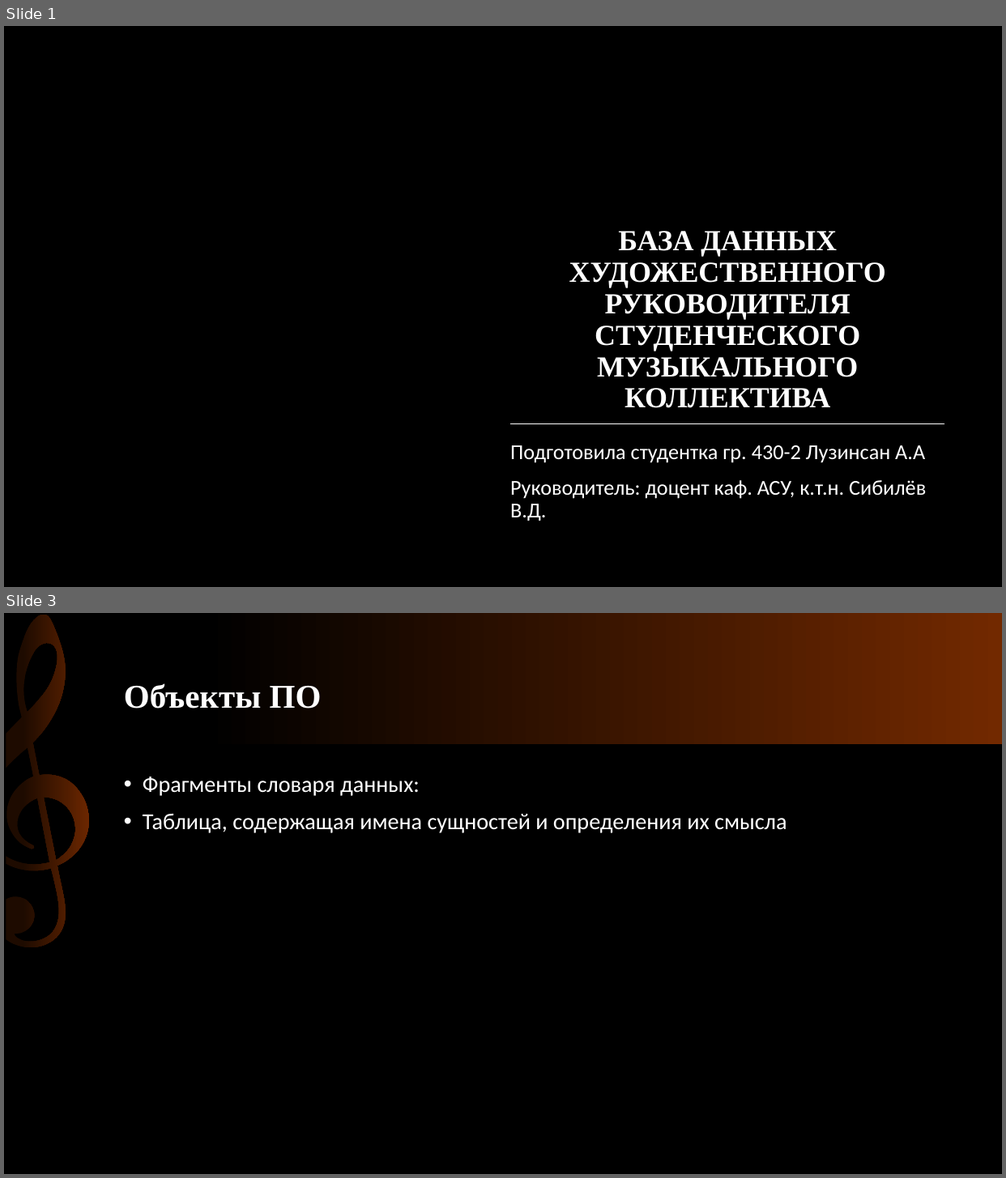
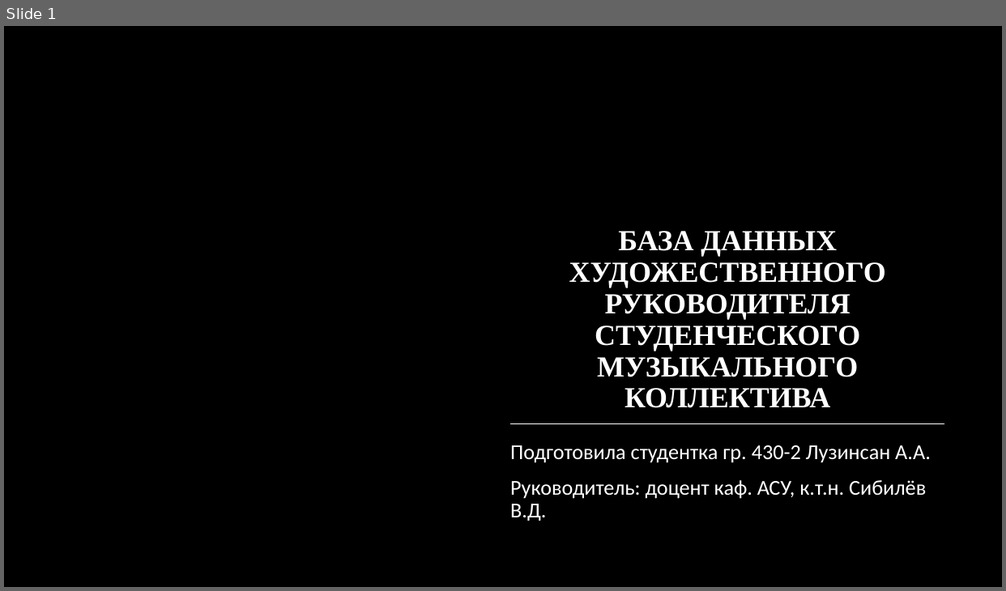
Before and after one commit to Luzinsan/tusur, a slide deck: 3_курс/6_semester/Базы_Данных/Курсовая/Защита.pptx. Shown one above the other, each under a label of ours: slides 1 and 3 before the commit, slide 1 after it; the slides between them are not shown. The pictures are 1006x1178 and 1006x591 pixels, drawn with LibreOffice and Linux fonts; fonts in the diff are those of the drawing; background and template pictures are left out. Boxes give left, top, right and bottom in pixels: in the first picture for what was removed or moved away, otherwise in the second. Text is boxed around its words. In the diff, an @@ line names an element or a change of style, - is before the commit and + after.

```diff
--- a/3_курс/6_semester/Базы_Данных/Курсовая/Защита.pptx
+++ b/3_курс/6_semester/Базы_Данных/Курсовая/Защита.pptx
@@ slide 3 removed at (x1=4, y1=613, x2=1002, y2=1174), background #000000 @@
@@ rectangle removed at (x1=4, y1=613, x2=1002, y2=744) @@
@@ freeform shape removed at (x1=4, y1=613, x2=96, y2=950) @@
@@ title removed at (x1=124, y1=683, x2=322, y2=709) @@
-Объекты ПО
@@ text removed at (x1=143, y1=777, x2=787, y2=833) @@
-• Фрагменты словаря данных:
-• Таблица, содержащая имена сущностей и определения их смысла
@@ slide 1 changed as well @@
@@ subtitle at (x1=510, y1=446, x2=931, y2=463): text changed @@
-Подготовила студентка гр. 430-2 Лузинсан А.А
+Подготовила студентка гр. 430-2 Лузинсан А.А.
```
Also in this commit, not shown: 1 other slide changed, 6 slides added, 4 other slides removed.
